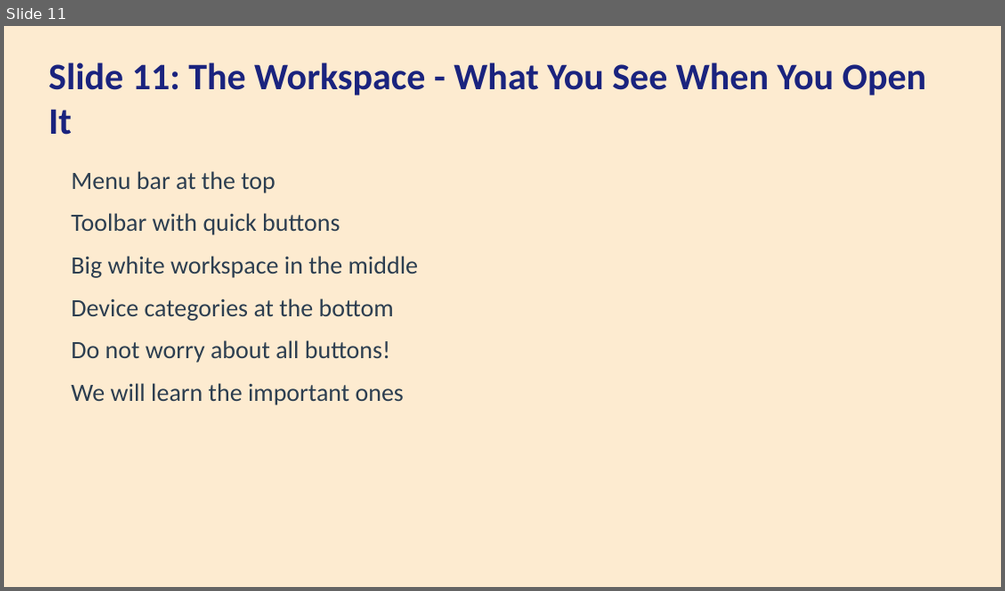
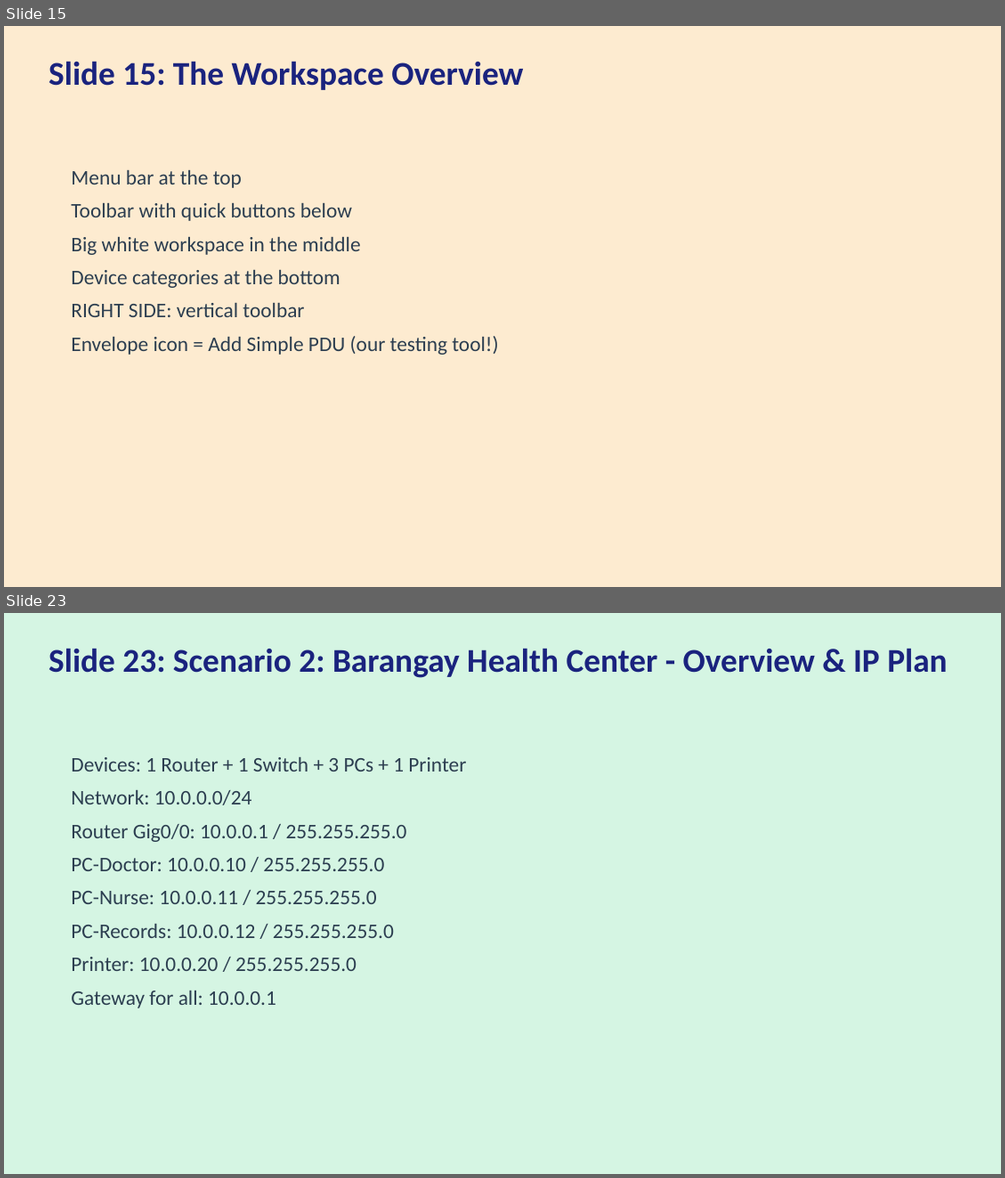
Before and after one commit to lavagunzspray520/Cisco-Packet-Tracer-Project-VIdeo2, a slide deck: webinar/Cisco_Packet_Tracer_Presentation.pptx. Shown one above the other, each under a label of ours: slide 11 before the commit, slides 15 and 23 after it; the slides between them are not shown. The pictures are 1005x591 and 1005x1178 pixels, drawn with LibreOffice and Linux fonts; fonts in the diff are those of the drawing. Boxes give left, top, right and bottom in pixels: in the first picture for what was removed or moved away, otherwise in the second. Text is boxed around its words. In the diff, an @@ line names an element or a change of style, - is before the commit and + after.

Commit message:
feat: expand to 60 slides with detailed IP placement and Add Simple PDU testing
Key changes:
- Expanded from 40 to 60 slides
- All IP configuration uses GUI only (Desktop/Config tabs)
- NO terminal, NO CLI, NO Command Prompt for any operation
- All connectivity testing uses Add Simple PDU (mailbox/envelope icon)
- 6 Philippine scenarios with full step-by-step IP placement:
  1. Manila School Lab (4 PCs + Router + Switch)
  2. Barangay Health Center (3 PCs + Printer)
  3. Sari-Sari Store POS (Wired + Wireless)
  4. Cebu University (TWO networks + inter-network routing)
  5. Davao Government Office (Public + Private zones)
  6. Pisonet Internet Cafe (6 PCs + Server)
- Each scenario includes: overview, IP plan table, device placement,
  router/PC/server configuration steps, PDU testing, troubleshooting
- Common mistakes section with troubleshooting checklist

```diff
--- a/webinar/Cisco_Packet_Tracer_Presentation.pptx
+++ b/webinar/Cisco_Packet_Tracer_Presentation.pptx
@@ slide 23 added at (4, 613, 1001, 1174), background #D5F5E3 @@
@@ text added at (48, 648, 947, 678), 32 pt, text #1A237E, bold @@
+Slide 23: Scenario 2: Barangay Health Center - Overview & IP Plan
@@ text added at (71, 757, 466, 1008), 20 pt, text #2C3E50 @@
+Devices: 1 Router + 1 Switch + 3 PCs + 1 Printer
+Network: 10.0.0.0/24
+Router Gig0/0: 10.0.0.1 / 255.255.255.0
+PC-Doctor: 10.0.0.10 / 255.255.255.0
+PC-Nurse: 10.0.0.11 / 255.255.255.0
+PC-Records: 10.0.0.12 / 255.255.255.0
+Printer: 10.0.0.20 / 255.255.255.0
+Gateway for all: 10.0.0.1
@@ what was slide 11 is now slide 15 @@
@@ slide 15 changed as well @@
@@ text at (48, 61, 523, 90): text changed; size 36 to 32 pt @@
-Slide 11: The Workspace - What You See When You Open It
+Slide 15: The Workspace Overview
@@ text at (71, 169, 361, 288): size 24 to 20 pt in "Menu bar at the top", "Big white workspace in the middle", "Device categories at the bottom"; less space between paragraphs @@
@@ text at (71, 202, 352, 221): text changed; size 24 to 20 pt @@
-Toolbar with quick buttons
+Toolbar with quick buttons below
@@ text at (71, 302, 498, 354): text changed; size 24 to 20 pt @@
-Do not worry about all buttons!
-We will learn the important ones
+RIGHT SIDE: vertical toolbar
+Envelope icon = Add Simple PDU (our testing tool!)
```
Also in this commit, not shown: 9 other slides changed, 49 other slides added, 30 slides removed, 2 other files.
